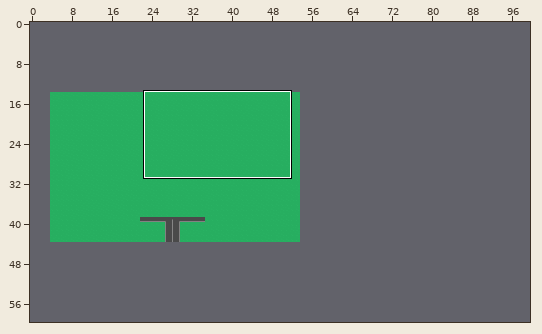
An edit to a level. Tiled map, Shooter/maps/map2.tmx. Above: a wide view before the commit, with the close-up outlined.
Close-up. Old version:
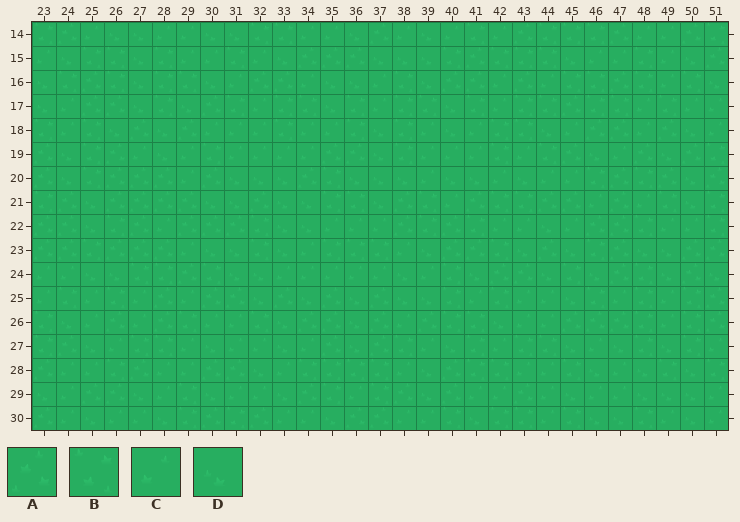
Cells are 64x64 px. Shown: x 23..51, y 14..30. The commit also changed other parts of the map, which this record leaves out. The old version is drawn lined up with the new one.
Key: from "Kenny Topdown Pack": A 0, B 1, C 2, D 3.
_ is an empty cell, # one hidden under a higher layer.
Layers that did not change in this view are not listed.
Layer "Ground" before, first column x 23:
14 BACDDCCDDBBCCDACDCBCABBBACCAB
15 CDBBDBCCBCDAAADDDBABBBDCCBCDA
16 DBABDBBDCAACDDCBDAACACBBABCBD
17 DCAADBDABCBBDBCBBDBCBBABBCBCC
18 BCBDADACCCBCCBDBCDCBBDCAACADC
19 ADBACDCBCCCCAADBCCCBCBADCADAB
20 ADBAAACADDDABDDDCDDCDCCBABADA
21 BADAAAADDADDBBDABCABBAACACBDB
22 AADBACAAABDDCCCABABCCDCAABCCB
23 AABAAACDDBDCBBBCDAABDADBADDAA
24 CCDDBBABDDCCCCCDCBDAADBDABDAD
25 CBCBCACAADADADADDBCBCCDBCBCBA
26 BDCACABCCBDAADACABBDCCAAABCBA
27 BADCBBCDCCDCADABCDBCBBDCDBDBC
28 ACCBACCAADCBBBBCDABBCCBDCDBDB
29 DCAADCBDCCDABCBADACCACDCCDDDC
30 ACDCCDBABACCDAACCBDBBCBDDBCDC
New version:
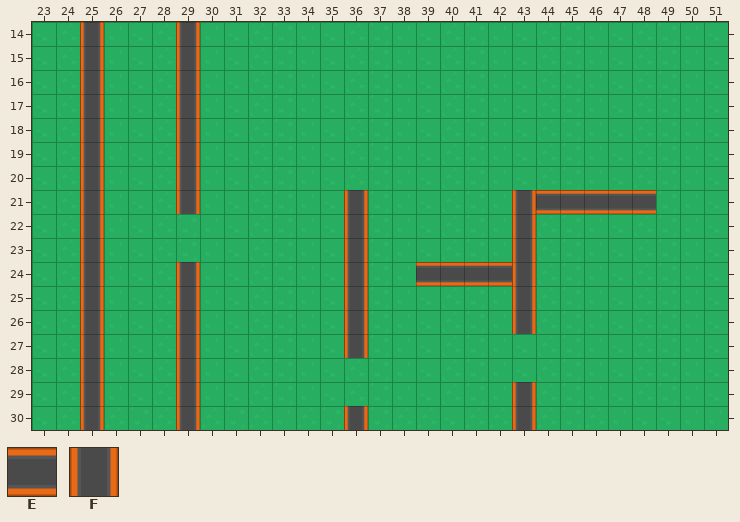
Further tiles: from "Kenny Topdown Pack": E 110, F 137.
Diff:
{"change": "map size 50x30 -> 100x60 cells (old content now starts at 4,14; both pictures use the new coordinates)"}
{"where": "layer \"Ground\""}
{"y":14,"x":25,"old":"C","new":"#"}
{"y":14,"x":29,"old":"C","new":"#"}
{"y":15,"x":29,"old":"C","new":"#"}
{"y":16,"x":25,"old":"A","new":"#"}
{"y":17,"x":25,"old":"A","new":"#"}
{"y":17,"x":29,"old":"D","new":"#"}
{"y":18,"x":29,"old":"A","new":"#"}
{"y":19,"x":29,"old":"C","new":"#"}
{"y":20,"x":29,"old":"C","new":"#"}
{"y":21,"x":25,"old":"D","new":"#"}
{"y":21,"x":29,"old":"A","new":"#"}
{"y":21,"x":36,"old":"B","new":"#"}
{"y":21,"x":43,"old":"B","new":"#"}
{"y":21,"x":45,"old":"A","new":"#"}
{"y":21,"x":47,"old":"AC","new":"##"}
{"y":22,"x":25,"old":"D","new":"#"}
{"y":22,"x":36,"old":"C","new":"#"}
{"y":22,"x":43,"old":"C","new":"#"}
{"y":23,"x":36,"old":"B","new":"#"}
{"y":24,"x":25,"old":"D","new":"#"}
{"y":24,"x":29,"old":"A","new":"#"}
{"y":24,"x":36,"old":"C","new":"#"}
{"y":24,"x":39,"old":"CBDAA","new":"#####"}
{"y":25,"x":25,"old":"C","new":"#"}
{"y":25,"x":29,"old":"C","new":"#"}
{"y":25,"x":36,"old":"D","new":"#"}
{"y":25,"x":43,"old":"C","new":"#"}
{"y":26,"x":25,"old":"C","new":"#"}
{"y":26,"x":36,"old":"D","new":"#"}
{"y":26,"x":43,"old":"C","new":"#"}
{"y":27,"x":25,"old":"D","new":"#"}
{"y":27,"x":29,"old":"C","new":"#"}
{"y":27,"x":36,"old":"D","new":"#"}
{"y":28,"x":25,"old":"C","new":"#"}
{"y":28,"x":29,"old":"C","new":"#"}
{"y":29,"x":25,"old":"A","new":"#"}
{"y":29,"x":43,"old":"A","new":"#"}
{"y":30,"x":25,"old":"D","new":"#"}
{"y":30,"x":36,"old":"A","new":"#"}
{"y":30,"x":43,"old":"B","new":"#"}
{"where": "layer \"Walls\""}
{"y":14,"x":25,"old":"_","new":"F"}
{"y":14,"x":29,"old":"_","new":"F"}
{"y":15,"x":25,"old":"_","new":"F"}
{"y":15,"x":29,"old":"_","new":"F"}
{"y":16,"x":25,"old":"_","new":"F"}
{"y":16,"x":29,"old":"_","new":"F"}
{"y":17,"x":25,"old":"_","new":"F"}
{"y":17,"x":29,"old":"_","new":"F"}
{"y":18,"x":25,"old":"_","new":"F"}
{"y":18,"x":29,"old":"_","new":"F"}
{"y":19,"x":25,"old":"_","new":"F"}
{"y":19,"x":29,"old":"_","new":"F"}
{"y":20,"x":25,"old":"_","new":"F"}
{"y":20,"x":29,"old":"_","new":"F"}
{"y":21,"x":25,"old":"_","new":"F"}
{"y":21,"x":29,"old":"_","new":"F"}
{"y":21,"x":36,"old":"_","new":"F"}
{"y":21,"x":43,"old":"______","new":"FEEEEE"}
{"y":22,"x":25,"old":"_","new":"F"}
{"y":22,"x":36,"old":"_","new":"F"}
{"y":22,"x":43,"old":"_","new":"F"}
{"y":23,"x":25,"old":"_","new":"F"}
{"y":23,"x":36,"old":"_","new":"F"}
{"y":23,"x":43,"old":"_","new":"F"}
{"y":24,"x":25,"old":"_","new":"F"}
{"y":24,"x":29,"old":"_","new":"F"}
{"y":24,"x":36,"old":"_","new":"F"}
{"y":24,"x":39,"old":"_____","new":"EEEEF"}
{"y":25,"x":25,"old":"_","new":"F"}
{"y":25,"x":29,"old":"_","new":"F"}
{"y":25,"x":36,"old":"_","new":"F"}
{"y":25,"x":43,"old":"_","new":"F"}
{"y":26,"x":25,"old":"_","new":"F"}
{"y":26,"x":29,"old":"_","new":"F"}
{"y":26,"x":36,"old":"_","new":"F"}
{"y":26,"x":43,"old":"_","new":"F"}
{"y":27,"x":25,"old":"_","new":"F"}
{"y":27,"x":29,"old":"_","new":"F"}
{"y":27,"x":36,"old":"_","new":"F"}
{"y":28,"x":25,"old":"_","new":"F"}
{"y":28,"x":29,"old":"_","new":"F"}
{"y":29,"x":25,"old":"_","new":"F"}
{"y":29,"x":29,"old":"_","new":"F"}
{"y":29,"x":43,"old":"_","new":"F"}
{"y":30,"x":25,"old":"_","new":"F"}
{"y":30,"x":29,"old":"_","new":"F"}
{"y":30,"x":36,"old":"_","new":"F"}
{"y":30,"x":43,"old":"_","new":"F"}
{"label":"changed","picture_box":[80,22,104,430]}
{"label":"changed","picture_box":[176,22,200,214]}
{"label":"changed","picture_box":[344,190,368,358]}
{"label":"changed","picture_box":[416,190,656,334]}
{"label":"changed","picture_box":[176,262,200,430]}
{"label":"changed","picture_box":[512,382,536,430]}
{"label":"changed","picture_box":[344,406,368,430]}
